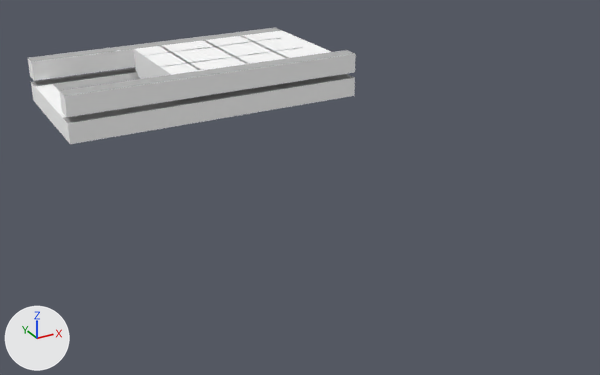
The OBJ model Resim/Content_dev/map1/map1.obj, before and after one commit.
Before and after are seen from a 50 mm lens placed at (-2214.0, -5067.0, 3815.0), pointed at (2292.0, 3125.0, -281.0). The axes (+X, +Y, +Z) are drawn at lower left. The lights are the same throughout. Where no turn or scale is listed for an object, it has been applied to the vertices. Vertices at the same position are counted once.

Before the edit, the objects in view are built like this:
```python
mat_color_001 = principled_material('Color_001')
mat_color_001.base_color = (0.886, 0.886, 0.886)  # white #f2f2f2
mat_color_001.roughness = 1.0
mat_color_005 = principled_material('Color_005')
mat_color_005.base_color = (0.447, 0.447, 0.447)  # grey #b2b2b2
mat_color_005.roughness = 1.0
mat_frontcolor = principled_material('FrontColor')
mat_frontcolor.base_color = (1.0, 1.0, 1.0)  # white #ffffff
mat_frontcolor.roughness = 1.0
me_map1 = bpy.data.meshes.new('map1')
me_map1.from_pydata(...)  # 14910 vertices, 14916 faces; spans x 0.0..4250.0, y 5000.0..7080.0, z 80.0..720.0
# faces by material slot: [2843, 748, 5913, 658, 3618, 1136]
me_map1.materials.append(mat_color_001)  # white #f2f2f2
me_map1.materials.append(mat_color_006)  # grey #9d9d9d
me_map1.materials.append(mat_frontcolor)  # white #ffffff
me_map1.materials.append(mat_color_f08)  # green #c5e799
me_map1.materials.append(mat_color_005)  # grey #b2b2b2
me_map1.materials.append(mat_color_d04)  # beige #fff3cb
ob_map1 = bpy.data.objects.new('map1', me_map1)
ob_map1.location = (0.0, 0.0, 0.0)
```
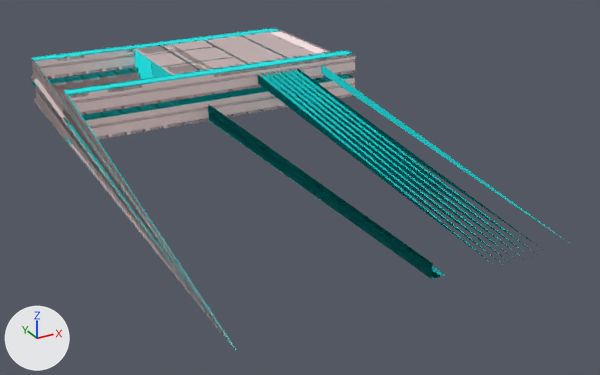
Changed parts and their boxes [x1, y1, x2, y2] in the pictures (600 x 375 px; the box of a moved part takes in the faces that stretch with it):
'map1', recoloured, reshaped (64% wider, 177% taller)
    before: [28, 28, 356, 144]
    after: [30, 28, 569, 351]
part 1 of me_map1, moved or reshaped
    before: [167, 31, 329, 69]
    after: [167, 31, 329, 70]
part 2 of me_map1, cut back
    before: [28, 57, 74, 144]
    after: [30, 58, 237, 351]
part 3 of me_map1, added (cyan)
    after: [208, 65, 569, 279]

The change in detail:
Material 'Color_001' (mat_color_001) changes colour from white #f2f2f2 to cyan #00e7e7; in linear values from (0.886, 0.886, 0.886) to (0.0, 0.8, 0.8).
Material 'FrontColor' (mat_frontcolor) changes colour from white #ffffff to white #ffe7e7; in linear values from (1.0, 1.0, 1.0) to (1.0, 0.8, 0.8).
Material 'Color_005' (mat_color_005) changes colour from grey #b2b2b2 to cyan #00e7e7; in linear values from (0.447, 0.447, 0.447) to (0.0, 0.8, 0.8).
me_map1 is used by ob_map1; location (0.0, 0.0, 0.0).
me_map1 had 14910 vertices, 14916 faces and spanned x 0.0..4250.0, y 5000.0..7080.0, z 80.0..720.0.
me_map1 now has 14245 vertices, 28497 faces and spans x -9.0..4250.0, y 0.0..7080.0, z 0.0..720.0.
me_map1 part 1: 1936 vertices removed from x 1900.0..4000.0, y 5295.0..6785.0, z 80.0..720.0; 1659 vertices added at x 1900.0..4000.0, y 5299.0..6780.0, z 80.0..720.0.
me_map1 part 2: 664 vertices removed from x 0.0..250.0, y 5000.0..7080.0, z 80.0..720.0; 234 vertices added at x -9.0..250.0, y 0.0..6780.0, z 0.0..360.0.
me_map1 part 3: 42 vertices added at x 1900.0..3646.0, y 0.0, z 0.0..277.0.
me_map1 part 4: the surface is now shaded smooth.
